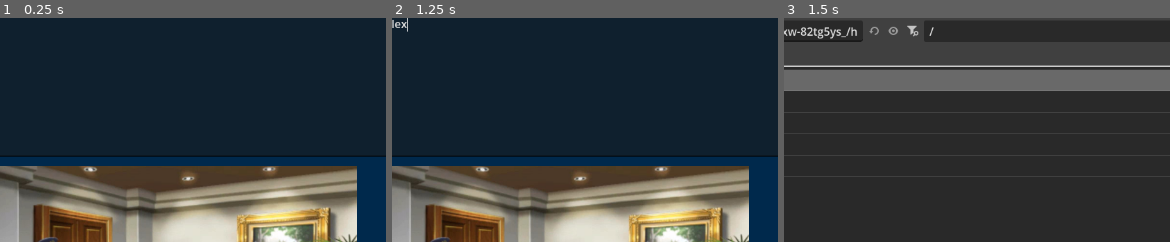
Above: before the commit, frames 1-3 (left to right).
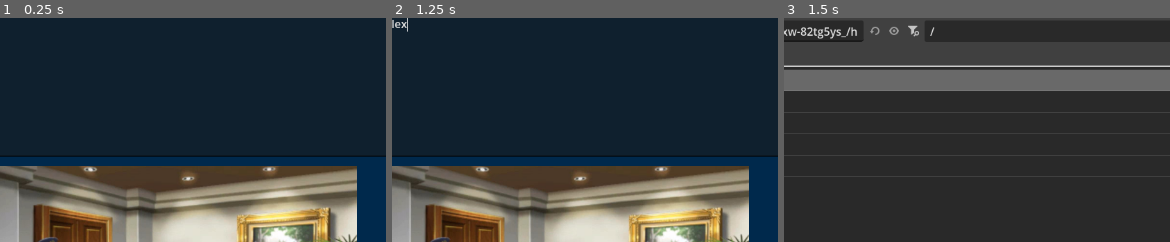
Above: after the commit, the same moments.

Repository: NostalgicProgramer/Dual-Destinies-gmd-Editor
Game: Godot game, scene res://System/extrator.tscn
Two runs of this game, one before a commit and one after it. Both use one fixed random seed, a clock stepped at 60 frames per second and the inputs below.
Inputs (mouse positions are % of the whole screen's width and height, from its top left):
- Up to frame 1 (0.25 s): no input
- Up to frame 2 (1.25 s): click (65, 21) at 0.52 s; type "Alex" at 0.6 s
- Up to frame 3 (1.5 s): click "Abrir GMD" at 1.25 s
The pictures show only the part of the screen within x 32-82%, y 6-56%; the shares and areas given below are measured in that part.

Frames 1-2 are identical in both runs. In frame 3, 0.2% of the frame differs, in the area x 22-39%, y 3-9%.

Commit message:
Add files via upload

Diff:
--- a/DD 3DS GMD editor/System/extrator.tscn
+++ b/DD 3DS GMD editor/System/extrator.tscn
@@ -1,10 +1,12 @@
-[gd_scene load_steps=12 format=3 uid="uid://163setn3hdr"]
+[gd_scene load_steps=14 format=3 uid="uid://163setn3hdr"]
 
 [ext_resource type="Script" uid="uid://mxy4gtwoebxi" path="res://System/UI_Principal.gd" id="1_70n0a"]
 [ext_resource type="Texture2D" uid="uid://cpqy55apcgl3c" path="res://Imagenes/Simulador.jpg" id="3_lbq51"]
 [ext_resource type="Theme" uid="uid://7digcyyoy2mh" path="res://Temas/Botones.tres" id="3_u1fh3"]
 [ext_resource type="FontFile" uid="uid://cxd7834lvex8e" path="res://Fonts/suburga-2-semi-condensed-regular.otf" id="4_kyy46"]
+[ext_resource type="Texture2D" uid="uid://ctd3frcxsauc4" path="res://Imagenes/Simulador4.png" id="5_hqf2g"]
 [ext_resource type="Script" uid="uid://bh21n6nxkesvi" path="res://System/SimuladorAA.gd" id="5_lbq51"]
+[ext_resource type="Script" uid="uid://cku0alurmykp7" path="res://System/namehelper.gd" id="6_ifhey"]
 [ext_resource type="Texture2D" uid="uid://ckkjq3kb1a8au" path="res://Imagenes/Simulador2.jpg" id="6_u1fh3"]
 [ext_resource type="Texture2D" uid="uid://dbtd17yb4lhnd" path="res://Imagenes/Simulador3.jpg" id="7_glhut"]
 [ext_resource type="Script" uid="uid://bp8h4rdmeyjg1" path="res://System/PaginasManager.gd" id="7_u1fh3"]
@@ -132,7 +134,6 @@
 text = "Secciones de texto"
 
 [node name="Simulacion" type="Sprite2D" parent="."]
-visible = false
 position = Vector2(627, 412)
 scale = Vector2(0.7, 0.7)
 texture = ExtResource("3_lbq51")
@@ -154,6 +155,30 @@
 bbcode_enabled = true
 text = "¿Quebrada?  ¡N-No, mi voz no está quebrándose!
 ¡Nervios de acero, te digo!"
+autowrap_mode = 0
+
+[node name="Simulacion4" type="Sprite2D" parent="Simulacion"]
+scale = Vector2(1, 1)
+texture = ExtResource("5_hqf2g")
+script = ExtResource("6_ifhey")
+
+[node name="Label" type="RichTextLabel" parent="Simulacion/Simulacion4"]
+anchors_preset = 12
+anchor_top = 1.0
+anchor_right = 1.0
+anchor_bottom = 1.0
+offset_left = -371.0
+offset_top = -379.0
+offset_right = -961.0
+offset_bottom = -335.0
+grow_horizontal = 2
+grow_vertical = 0
+theme_override_colors/font_outline_color = Color(0, 0, 0.447059, 1)
+theme_override_constants/outline_size = 9
+theme_override_fonts/normal_font = SubResource("FontVariation_5nxps")
+theme_override_font_sizes/normal_font_size = 30
+bbcode_enabled = true
+text = "Athena"
 autowrap_mode = 0
 
 [node name="Simulacion2" type="Sprite2D" parent="."]
@@ -185,6 +210,7 @@
 autowrap_mode = 0
 
 [node name="Simulacion3" type="Sprite2D" parent="."]
+visible = false
 position = Vector2(627, 412)
 scale = Vector2(0.7, 0.7)
 texture = ExtResource("7_glhut")
@@ -261,6 +287,7 @@
 grow_horizontal = 2
 
 [node name="label" type="Label" parent="."]
+layout_mode = 0
 offset_left = 922.0
 offset_top = 505.0
 offset_right = 1007.0
@@ -268,6 +295,7 @@
 text = "Simulación"
 
 [node name="OptionButton" type="OptionButton" parent="."]
+layout_mode = 0
 offset_left = 901.0
 offset_top = 537.0
 offset_right = 1031.0
@@ -281,5 +309,4 @@
 popup/item_2/text = "Perfiles"
 popup/item_2/id = 2
 
-[connection signal="text_changed" from="TextEdit" to="Simulacion" method="_on_text_changed"]
 [connection signal="item_selected" from="OptionButton" to="Simulacion" method="_on_option_button_item_selected"]
--- /dev/null
+++ b/DD 3DS GMD editor/System/namehelper.gd
@@ -0,0 +1,95 @@
+extends Sprite2D
+
+const CONFIG_PERSONAJES = {
+	#===========Sistema==============
+	"E041 0 10": { "texto": "Modo oculto", "visible": false },
+	"E041 0 12": { "texto": "Modo oculto", "visible": false },
+
+	#===========Desconocidos==============
+
+	"E041 0 14": { "texto": "¿?", "visible": true },
+	"E041 19 14": { "texto": "¿?", "visible": true },
+	"E041 17 15": { "texto": "¿?", "visible": true },
+	"E041 22 15": { "texto": "¿?", "visible": true },
+	"E041 23 14": { "texto": "¿?", "visible": true },
+	"E041 13 14": { "texto": "¿?", "visible": true },
+	"E041 21 14": { "texto": "¿?", "visible": true },
+	"E041 20 14": { "texto": "¿?", "visible": true },
+	"E041 0 15": { "texto": "¿?", "visible": true },
+	"E041 4 15": { "texto": "¿?", "visible": true },
+	"E041 25 15": { "texto": "¿?", "visible": true },
+
+	#===========Nombres==============
+
+	"E041 17 5": { "texto": "Woods", "visible": true },
+	"E041 0 5": { "texto": "Woods", "visible": true },
+	"E041 4 2": { "texto": "Athena", "visible": true },
+	"E041 19 1": { "texto": "Apollo", "visible": true },
+	"E041 2 1": { "texto": "Apollo", "visible": true },
+	"E041 54 1": { "texto": "Apollo", "visible": true },
+	"E041 0 8": { "texto": "Alguacil", "visible": true },
+	"E041 6 4": { "texto": "Juez", "visible": true },
+	"E041 0 4": { "texto": "Juez", "visible": true },
+	"E041 5 3": { "texto": "Payne", "visible": true },
+	"E041 0 3": { "texto": "Payne", "visible": true },
+	"E041 53 48": { "texto": "Widget", "visible": true },
+	"E041 1 0": { "texto": "Phoenix", "visible": true },
+	"E041 0 0": { "texto": "Phoenix", "visible": true },
+	"E041 18 6": { "texto": "Tonate", "visible": true },
+	"E041 18 7": { "texto": "Tonate", "visible": true },
+	"E041 10 17": { "texto": "Trucy", "visible": true },
+	"E041 22 24": { "texto": "Jinxie", "visible": true },
+	"E041 0 30": { "texto": "Aldeano", "visible": true },
+	"E041 0 27": { "texto": "Tenma Taro", "visible": true },
+	"E041 20 21": { "texto": "Tenma", "visible": true },
+	"E041 0 26": { "texto": "Luchador", "visible": true },
+	"E041 23 25": { "texto": "Filch", "visible": true },
+	"E041 13 19": { "texto": "Fulbright", "visible": true },
+	"E041 65 31": { "texto": "Televisor", "visible": true },
+	"E041 0 31": { "texto": "Televisor", "visible": true },
+	"E041 21 23": { "texto": "L'Belle", "visible": true },
+	"E041 0 28": { "texto": "Policía", "visible": true },
+	"E041 11 18": { "texto": "Blackquill", "visible": true },
+	"E041 25 32": { "texto": "Buckler", "visible": true },
+}
+
+@onready var edit_principal = $"../../TextEdit"
+@onready var label_nombre = $Label
+
+func _process(_delta):
+	if edit_principal:
+		_actualizar_previsualizacion()
+
+func _actualizar_previsualizacion():
+	var texto_sucio = edit_principal.text
+	var comando_encontrado = false
+
+	var i = 0
+	while i < texto_sucio.length():
+		if texto_sucio[i] == "<":
+			var fin = texto_sucio.find(">", i)
+			if fin != -1:
+				var contenido = texto_sucio.substr(i + 1, fin - i - 1).strip_edges().to_upper()
+
+				# Verificamos si el comando existe en tu diccionario
+				if CONFIG_PERSONAJES.has(contenido):
+					var config = CONFIG_PERSONAJES[contenido]
+
+					# Aplicamos visibilidad
+					self.visible = config.visible
+
+					# Si es visible, actualizamos el texto
+					if config.visible:
+						label_nombre.text = config.texto
+
+					comando_encontrado = true
+
+				i = fin
+			else:
+				i += 1
+		else:
+			i += 1
+
+	# Si no se encontró ningún comando en todo el texto, ocultamos el nodo
+	if not comando_encontrado:
+		self.visible = false
--- a/DD 3DS GMD editor/project.godot
+++ b/DD 3DS GMD editor/project.godot
@@ -14,3 +14,7 @@
 run/main_scene="uid://163setn3hdr"
 config/features=PackedStringArray("4.4", "Forward Plus")
 config/icon="uid://cyckfh01om6c7"
+
+[display]
+
+window/size/resizable=false
Binary file added: DD 3DS GMD editor/Imagenes/Simulador4.png
Not shown, added: DD 3DS GMD editor/Imagenes/Simulador4.png.import
Not shown, added: DD 3DS GMD editor/System/namehelper.gd.uid
